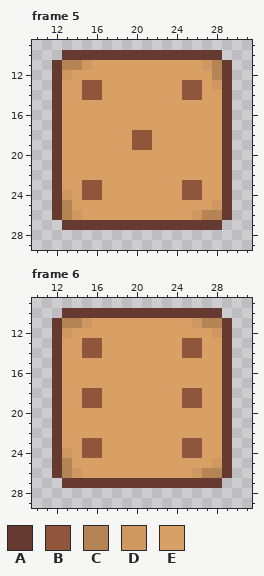
Pixel-art file -- SpilProg2 MirrorDB/Assets/Sprites/Dices/individual dices.aseprite. Above: the version before the commit.
40x40 pixels, 6 frames. Colours within 5 levels of each other are drawn and written as one. Shown: frame 5: x 10..31, y 9..29; frame 6: x 10..31, y 9..29. The commit also changed other frames, which this record leaves out.
Palette (. is transparent): A #663931  B #8f563b  C #b48454  D #cf9860  E #d9a066
Pixels before, frame 5, first column x 12:
10 .AAAAAAAAAAAAAAAA.
11 ACCDEEEEEEEEEEEDCA
12 ADEEEEEEEEEEEEEECA
13 AEEBBEEEEEEEEBBEDA
14 AEEBBEEEEEEEEBBEEA
15 AEEEEEEEEEEEEEEEEA
16 AEEEEEEEEEEEEEEEEA
17 AEEEEEEEEEEEEEEEEA
18 AEEEEEEEBBEEEEEEEA
19 AEEEEEEEBBEEEEEEEA
20 AEEEEEEEEEEEEEEEEA
21 AEEEEEEEEEEEEEEEEA
22 AEEEEEEEEEEEEEEEEA
23 AEEBBEEEEEEEEBBEEA
24 ADEBBEEEEEEEEBBEEA
25 ACEEEEEEEEEEEEEEDA
26 ACDEEEEEEEEEEEDCCA
27 .AAAAAAAAAAAAAAAA.
Pixels before, frame 6, first column x 12:
10 .AAAAAAAAAAAAAAAA.
11 ACCDEEEEEEEEEEDCCA
12 ADEEEEEEEEEEEEEEDA
13 AEEBBEEEEEEEEBBEEA
14 AEEBBEEEEEEEEBBEEA
15 AEEEEEEEEEEEEEEEEA
16 AEEEEEEEEEEEEEEEEA
17 AEEEEEEEEEEEEEEEEA
18 AEEBBEEEEEEEEBBEEA
19 AEEBBEEEEEEEEBBEEA
20 AEEEEEEEEEEEEEEEEA
21 AEEEEEEEEEEEEEEEEA
22 AEEEEEEEEEEEEEEEEA
23 AEEBBEEEEEEEEBBEEA
24 ADEBBEEEEEEEEBBEEA
25 ACEEEEEEEEEEEEEEDA
26 ACDEEEEEEEEEEEDCCA
27 .AAAAAAAAAAAAAAAA.
The result:
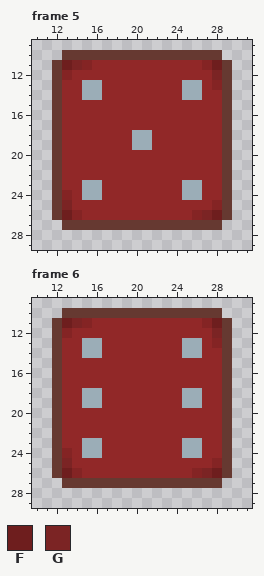
Colours new in this view: F #6e1e1e  G #7b2424
Diff:
colour B: #8f563b -> #9badb7
colour D: #cf9860 -> #842424
colour E: #d9a066 -> #912828
Frame 5:
y 11: x 13..14 CC -> FG; x 28 C -> F
y 12: x 28 C -> G
y 25: x 13 C -> G
y 26: x 13 C -> F; x 27..28 CC -> GF
Frame 6:
y 11: x 13..14 CC -> FG; x 26..28 DCC -> EDF
y 12: x 28 D -> G
y 13: x 28 E -> D
y 25: x 13 C -> G
y 26: x 13 C -> F; x 27..28 CC -> GF
Pixel boxes of the changes (left, top, right, bottom) in both pictures:
changed: (62, 60, 222, 220)
changed: (62, 318, 222, 478)
